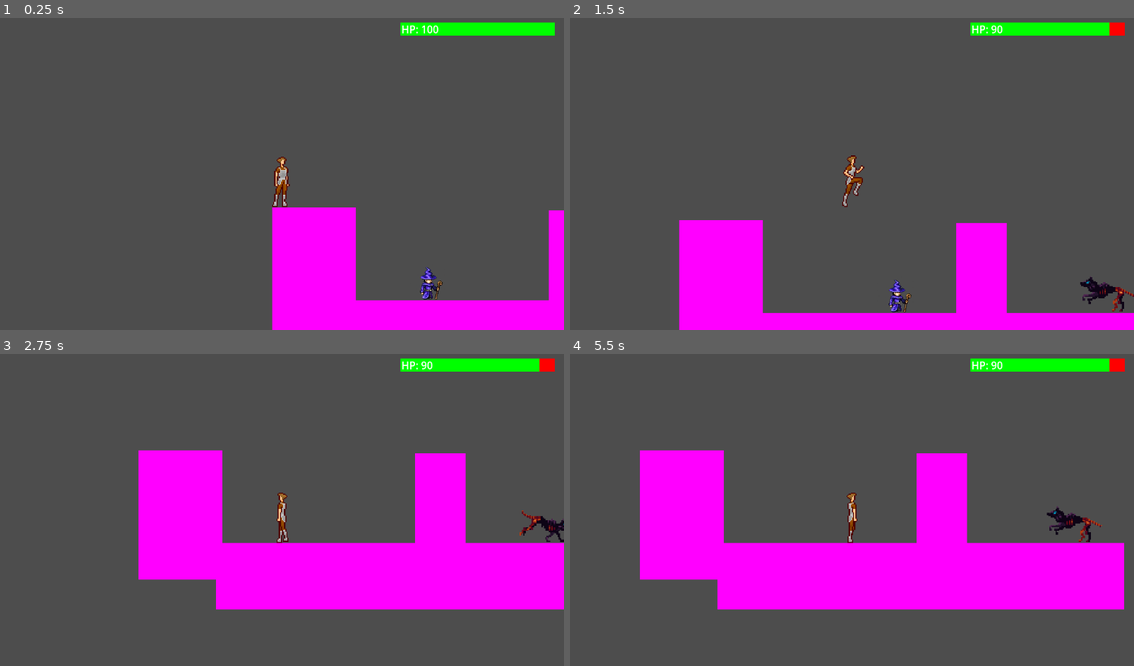
Above: before the commit, frames 1-4 (two rows, left to right).
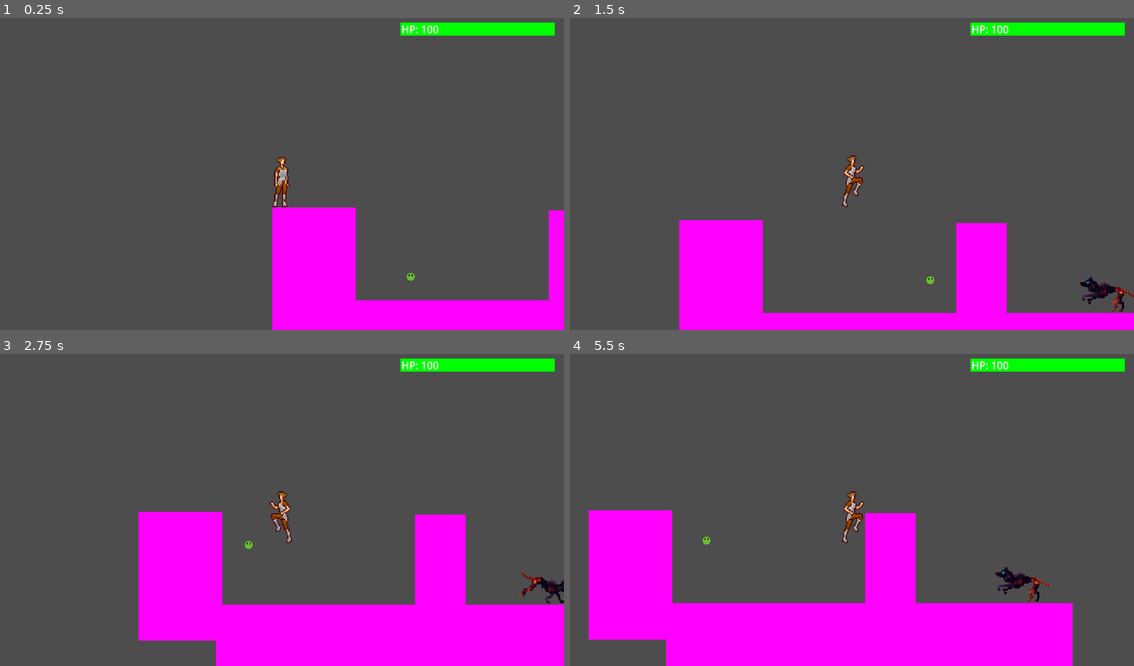
Above: after the commit, the same moments.

Repository: Max-Harold/GameJam25UD
Game: Godot game, scene res://scenes/test.tscn
Same seed, same stepped clock (60 frames per second), same inputs: the game is played once before the commit and once after it.
Inputs (mouse positions are in pixels of both pictures, inside the frame that each line leads up to):
- Up to frame 1 (0.25 s): no input
- Up to frame 2 (1.5 s): tap Enter (ui_accept) at 0.5, 0.6, 0.77, 1.07, 1.35 s; move the mouse to (976, 155) at 0.52 s; hold Right (ui_right) from 0.53 s (still down); click (976, 155) at 0.67 s; move the mouse to (739, 186) at 1.27 s
- Up to frame 3 (2.75 s): tap Enter (ui_accept) at 1.52, 1.82, 2.1 s; move the mouse to (338, 438) at 2.02 s; release Right (ui_right) at 2.03 s; hold Left (ui_left) from 2.03 s (still down)
- Up to frame 4 (5.5 s): move the mouse to (823, 572) at 2.77 s; release Left (ui_left) at 2.78 s; hold Right (ui_right) 2.78-4.28 s; tap Enter (ui_accept) at 2.85, 3.02, 3.32, 3.6, 3.77, 4.07, 4.35, 4.52, 4.82, 5.1 s; click (823, 572) at 2.92 s; move the mouse to (1021, 556) at 3.52 s; move the mouse to (682, 460) at 4.27 s; hold Left (ui_left) 4.28-5.03 s; move the mouse to (880, 506) at 5.02 s; hold Right (ui_right) from 5.03 s (still down); click (880, 506) at 5.17 s

The runs differ from the first frame. In frame 1, 0.2% of the frame differs, in the area x 72-79%, y 79-91%; in frame 2, 0.4%; in frame 3, 30%; in frame 4, 40%, in the area x 3-99%, y 1-100%.

Commit message:
made slime

Diff:
--- a/enemies/slimer/slimer.gd
+++ b/enemies/slimer/slimer.gd
@@ -1,22 +1,18 @@
-extends CharacterBody2D
-const SPEED = 300.0
-const JUMP_VELOCITY = -400.0
-var xvl=-SPEED
-func _read()->void:
-	material.set_shader_parameter('lvl',Globals.lvl)
-func _physics_process(delta: float) -> void:
-	# Add the gravity.
-	if not is_on_floor():
-		velocity += get_gravity() * delta
-	# Handle jump.
-	#if Input.is_action_just_pressed("ui_accept") and is_on_floor():
-		#velocity.y = JUMP_VELOCITY
-	# Get the input direction and handle the movement/deceleration.
-	# As good practice, you should replace UI actions with custom gameplay actions.
-	#var direction := Input.get_axis("ui_left", "ui_right")
-	#if direction:
-		#velocity.x = direction * SPEED
-	#else:
-		#velocity.x = move_toward(velocity.x, 0, SPEED)
-
-	move_and_slide()
+extends RigidBody2D
+@onready var left_raycast=$left_raycast
+@onready var right_raycast=$right_raycast
+func _ready() -> void:
+	set_linear_velocity(Vector2(200,200))
+func pythag(v:Vector2):
+	return sqrt(v.x*v.x+v.y*v.y)
+func _physics_process(delta:float)->void:
+	if abs(linear_velocity.x)<=500:
+		if left_raycast.is_colliding():
+			linear_velocity.x+=100
+		elif right_raycast.is_colliding():
+			linear_velocity.x-=100
+func _on_collision(body)->void:
+	if left_raycast.is_colliding():
+		linear_velocity.x=1000
+	elif right_raycast.is_colliding():
+		linear_velocity.x=-1000
--- a/enemies/slimer/slimer.tscn
+++ b/enemies/slimer/slimer.tscn
@@ -1,17 +1,26 @@
 [gd_scene load_steps=5 format=3 uid="uid://dk71x8fkicr2g"]
 
-[ext_resource type="Material" uid="uid://ca7goeuvehiv" path="res://material.tres" id="1_ntxr3"]
 [ext_resource type="Script" path="res://enemies/slimer/slimer.gd" id="2_0dpm6"]
 [ext_resource type="Texture2D" uid="uid://da8qd65t6gjce" path="res://enemies/slimer/slimer.png" id="3_6ila7"]
 
-[sub_resource type="CircleShape2D" id="CircleShape2D_m31r4"]
+[sub_resource type="PhysicsMaterial" id="PhysicsMaterial_m1fmv"]
+friction = 0.0
+bounce = 1.0
 
-[node name="CharacterBody2D" type="CharacterBody2D"]
-material = ExtResource("1_ntxr3")
+[sub_resource type="CircleShape2D" id="CircleShape2D_rnbny"]
+
+[node name="Slimer" type="RigidBody2D"]
+physics_material_override = SubResource("PhysicsMaterial_m1fmv")
 script = ExtResource("2_0dpm6")
 
 [node name="Slimer" type="Sprite2D" parent="."]
 texture = ExtResource("3_6ila7")
 
 [node name="CollisionShape2D" type="CollisionShape2D" parent="."]
-shape = SubResource("CircleShape2D_m31r4")
+shape = SubResource("CircleShape2D_rnbny")
+
+[node name="left_raycast" type="RayCast2D" parent="."]
+target_position = Vector2(-24, 0)
+
+[node name="right_raycast" type="RayCast2D" parent="."]
+target_position = Vector2(24, 0)
--- a/material.tres
+++ b/material.tres
@@ -4,3 +4,4 @@
 
 [resource]
 shader = ExtResource("1_8q2ka")
+shader_parameter/lvl = 0
--- a/scenes/test.tscn
+++ b/scenes/test.tscn
@@ -6,6 +6,7 @@
 [ext_resource type="PackedScene" uid="uid://b1ioi4bpxgmyn" path="res://player/player.tscn" id="3_adyui"]
 [ext_resource type="PackedScene" uid="uid://bc7jnute1v1jg" path="res://player/player_health.tscn" id="4_0avg7"]
 [ext_resource type="PackedScene" uid="uid://1wol57ye2v8x" path="res://enemies/foirwizard/foirwizard.tscn" id="5_4n3ym"]
+[ext_resource type="PackedScene" uid="uid://dk71x8fkicr2g" path="res://enemies/slimer/slimer.tscn" id="7_qjgxa"]
 
 [node name="Node2D" type="Node2D"]
 script = ExtResource("1_bebdf")
@@ -31,7 +32,7 @@
 healthbar = NodePath("../CanvasLayer/PlayerHealth")
 
 [node name="foirwizard" parent="." groups=["enemy"] instance=ExtResource("5_4n3ym")]
-position = Vector2(581, 349)
+position = Vector2(1432, 344)
 
 [node name="CanvasLayer" type="CanvasLayer" parent="."]
 
@@ -58,5 +59,9 @@
 theme_override_font_sizes/font_size = 41
 text = "Restart"
 
+[node name="Slimer" parent="." instance=ExtResource("7_qjgxa")]
+position = Vector2(544, 320)
+scale = Vector2(2.245, 2.245)
+
 [connection signal="dies" from="Player" to="." method="_on_player_dies"]
 [connection signal="pressed" from="CanvasLayer/GameOver/VBoxContainer/Restart" to="." method="_on_restart_pressed"]
Not shown: 1 places in scenes/test.tscn that only renumber resources
